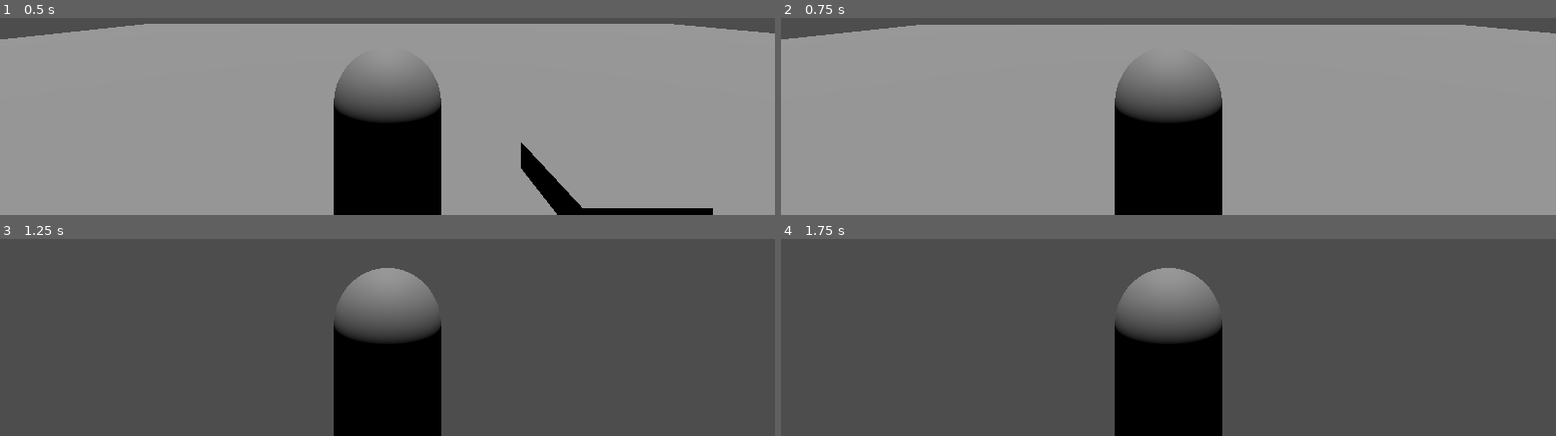
Above: before the commit, frames 1-4 (two rows, left to right).
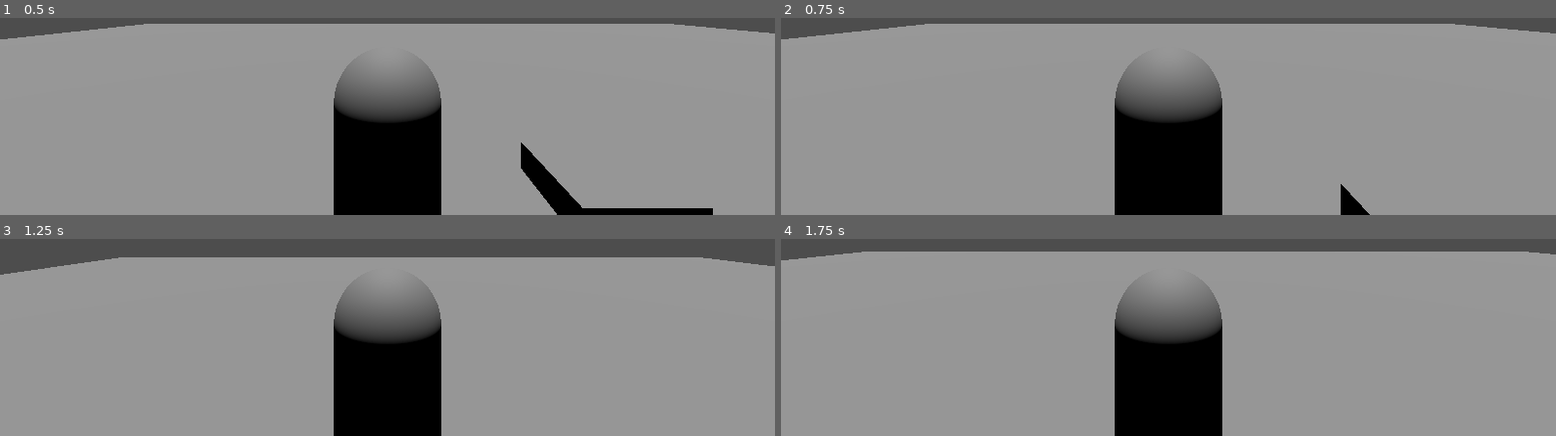
Above: after the commit, the same moments.

Repository: Sprotex/ludum-dare-54
Game: Godot game, scene res://level.tscn
Same seed, same stepped clock (60 frames per second), same inputs: the game is played once before the commit and once after it.
Inputs (mouse positions are in pixels of both pictures, inside the frame that each line leads up to):
- Up to frame 1 (0.5 s): no input
- Up to frame 2 (0.75 s): tap Enter at 0.5 s; move the mouse to (outside the picture) at 0.52 s; hold W (move_forward) from 0.53 s (still down)
- Up to frame 3 (1.25 s): keep holding W (move_forward); tap Space (jump) at 0.77 s
- Up to frame 4 (1.75 s): keep holding W (move_forward); move the mouse to (outside the picture) at 1.27 s; tap Space (jump) at 1.52 s

Frame 1 is identical in both runs. In frame 2, 0.6% of the frame differs, in the area x 18-87%, y 2-100%; in frame 3, 79%; in frame 4, 82%, in the area x 0-100%, y 6-100%.

Commit message:
fix air movement

Diff:
--- a/player/movement.gd
+++ b/player/movement.gd
@@ -5,7 +5,9 @@
 @export var movement_speed := 3.0
 @export var rotation_speed := 1.0
 @export var jump_power := 10.0
-
+@export var friction_multiplier := 0.6
+@export var air_friction_multiplier := 0.9
+@export var air_movement_multiplier := 0.1
 
 func get_gravity_vector() -> Vector3:
   return ProjectSettings.get_setting("physics/3d/default_gravity_vector")
@@ -33,14 +35,23 @@
 
 func calculate_friction_movement(current_movement: Vector3) -> Vector3:
   current_movement.y += character_body.velocity.y
-  var friction_multiplier = Vector3(0.8, 1.0, 0.8)
-  if character_body.is_on_floor():
-    return current_movement * friction_multiplier
+  var current_friction_multiplier = friction_multiplier
+  if not character_body.is_on_floor():
+    current_friction_multiplier = air_friction_multiplier
+  var movement_multiplier = Vector3(current_friction_multiplier, 1.0, current_friction_multiplier)
+  return current_movement * movement_multiplier
+
+
+func calculate_lateral_movement(current_movement: Vector3) -> Vector3:
+  var current_movement_delta = character_body.global_transform.basis * inputs.movement * movement_speed
+  if not character_body.is_on_floor():
+    current_movement_delta *= air_movement_multiplier
+  current_movement += current_movement_delta
   return current_movement
 
 
 func move(delta: float) -> void:
-  var local_movement = character_body.global_transform.basis * inputs.movement * movement_speed + character_body.velocity
+  var local_movement = calculate_lateral_movement(character_body.velocity)
   local_movement = calculate_jump_movement(local_movement)
   local_movement = calculate_gravity_movement(local_movement, delta)
   local_movement = calculate_friction_movement(local_movement)
--- a/player/player.tscn
+++ b/player/player.tscn
@@ -33,6 +33,7 @@
 character_body = NodePath("../..")
 inputs = NodePath("../PlayerInputs")
 jump_power = 1.0
+air_friction_multiplier = 0.95
 
 [node name="PlayerInputs" type="Node" parent="Control"]
 script = ExtResource("2_md3f1")
